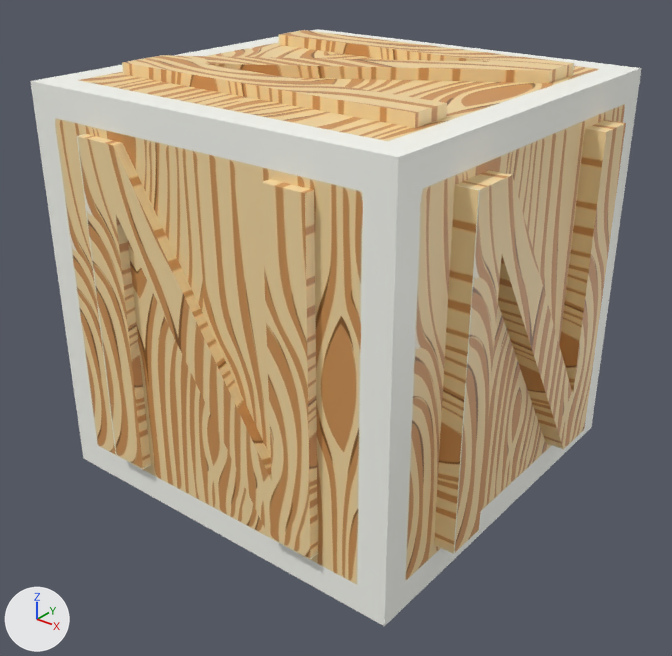
One commit to the FBX model Assets/Models/Block N.fbx: the scene before it, then after it.
Both versions are drawn from a camera (50 mm lens) standing at (1.347, -1.721, 1.913) and looking at (0.024, -0.067, 0.888). The lights are fixed; the arrows at lower left show +X, +Y and +Z. Where no turn or scale is listed for an object, it has been applied to the vertices.

Before the edit, the objects in view are built like this:
```python
me_box_mesh = bpy.data.meshes.new('Box-mesh')
me_box_mesh.from_pydata(...)  # 32 vertices, 30 faces; spans x -0.5..0.5, y -0.5..0.5, z -0.5..0.5
# faces by material slot: [6, 24]
me_box_mesh.materials.append(mat_woodmaterial)  # picture img_wood_jpg
me_box_mesh.materials.append(mat_edgewoodmaterial)  # picture img_wood_jpg
me_front_mesh = bpy.data.meshes.new('FRONT-mesh')
me_front_mesh.from_pydata(...)  # 20 vertices, 36 faces; spans x 0.0..0.641, y -0.1..0.0, z 0.0..0.81
me_front_mesh.materials.append(mat_edgewoodmaterial)  # picture img_wood_jpg
me_right_mesh = bpy.data.meshes.new('RIGHT-mesh')
me_right_mesh.from_pydata(...)  # 20 vertices, 36 faces; spans x 0.0..0.1, y 0.0..0.641, z 0.0..0.81
me_right_mesh.materials.append(mat_edgewoodmaterial)  # picture img_wood_jpg
ob_box = bpy.data.objects.new('Box', me_box_mesh)
ob_box.location = (0.0, 0.0, 1.003)
ob_front = bpy.data.objects.new('FRONT', me_front_mesh)
ob_front.location = (-0.32, -0.425, 0.602)
ob_right = bpy.data.objects.new('RIGHT', me_right_mesh)
ob_right.location = (0.45, -0.32, 0.602)
# also in view: 'TOP' at (0.005, 0.0, 1.48)
```
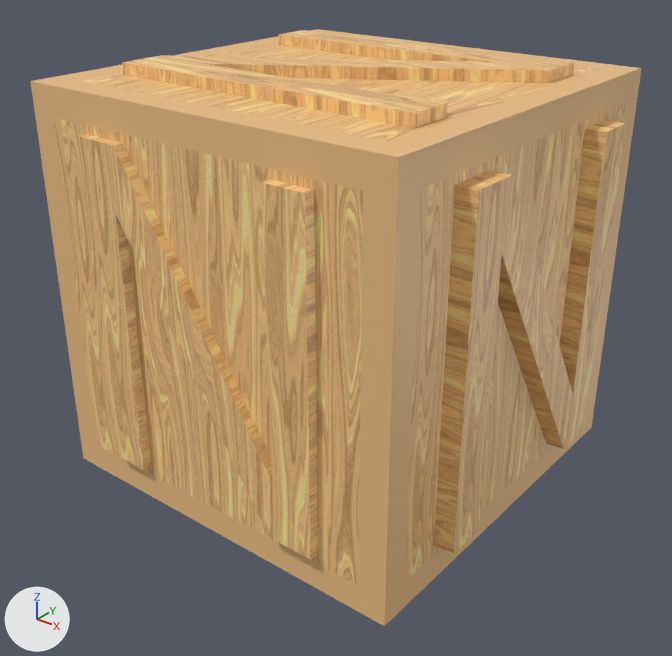
Boxes (x1, y1, x2, y2) around the edits, measured in the pictures (672 x 656 px):
'FRONT', recoloured (beige to orange)
    both: (77, 134, 318, 559)
part 1 of me_box_mesh, recoloured (beige to orange)
    both: (54, 42, 625, 585)
part 2 of me_box_mesh, recoloured (grey to brown)
    both: (30, 29, 642, 626)

What the commit changed:
Picture 'wood.png' (img_wood_png) is new.
Material 'letter-borderMaterial' (mat_letter_bordermaterial) is new.
Its texture is img_wood_png (with its transparency).
Its roughness is 0.453.
Material 'blockMaterial' (mat_blockmaterial) is new.
Its texture is img_wood_png (with its transparency).
Its roughness is 0.453.
me_front_mesh has 20 vertices, 36 faces and spans x 0.0..0.641, y -0.1..0.0, z 0.0..0.81.
me_front_mesh no longer uses material mat_edgewoodmaterial (picture img_wood_jpg).
me_front_mesh now uses material mat_letter_bordermaterial (picture img_wood_png).
me_box_mesh has 32 vertices, 30 faces and spans x -0.5..0.5, y -0.5..0.5, z -0.5..0.5.
me_box_mesh is used by ob_box; location (0.0, 0.0, 1.003).
me_box_mesh part 1: all 6 faces that had it switch from mat_woodmaterial (picture img_wood_jpg) to mat_blockmaterial (picture img_wood_png).
me_box_mesh part 2: all 24 faces that had it switch from mat_edgewoodmaterial (picture img_wood_jpg) to mat_letter_bordermaterial (picture img_wood_png).
